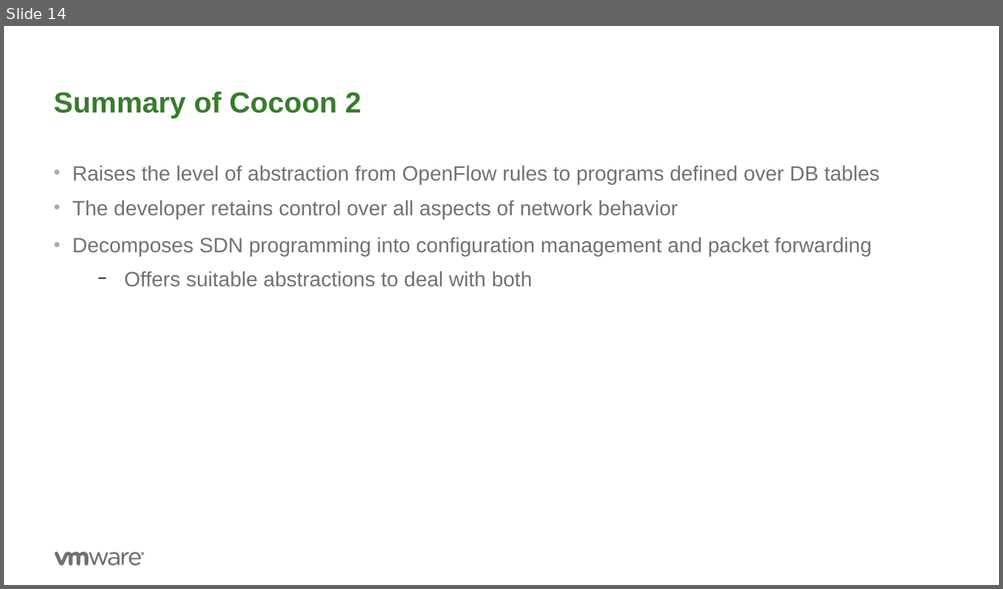
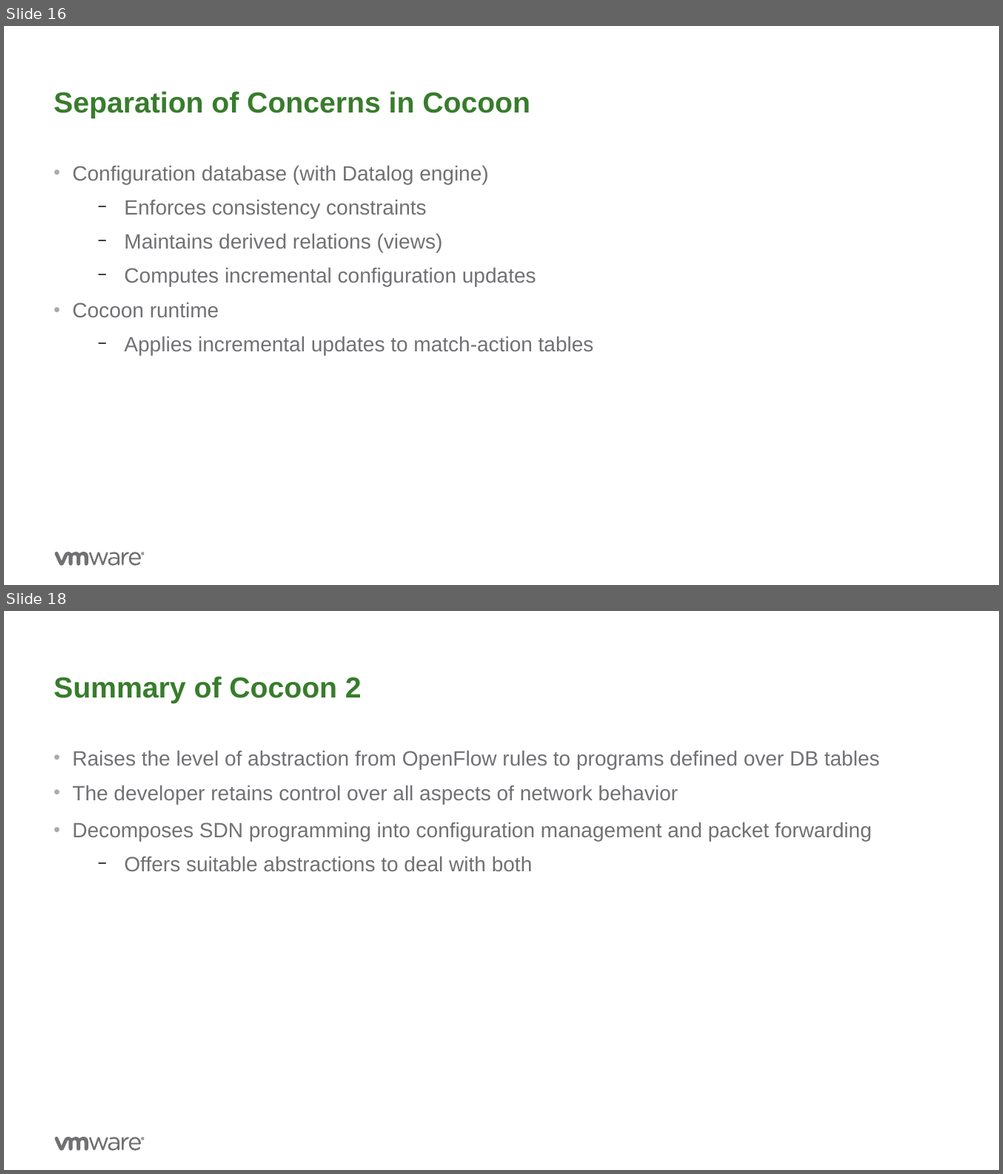
Before and after one commit to ryzhyk/cocoon, a slide deck: doc/wnv17/cocoon.odp. Shown one above the other, each under a label of ours: slide 14 before the commit, slides 16 and 18 after it; the slides between them are not shown. The pictures are 1003x589 and 1003x1174 pixels, drawn with LibreOffice and Linux fonts; fonts in the diff are those of the drawing; background and template pictures are left out. Boxes give left, top, right and bottom in pixels: in the first picture for what was removed or moved away, otherwise in the second. Text is boxed around its words. In the diff, an @@ line names an element or a change of style, - is before the commit and + after.

```diff
--- a/doc/wnv17/cocoon.odp
+++ b/doc/wnv17/cocoon.odp
@@ slide 16 added at box(4, 26, 999, 585), background #FFFFFF; not listed: 7 template elements that a slide beside it also shows @@
@@ title added at box(54, 91, 530, 118), 28 pt, text #387C2C, bold @@
+Separation of Concerns in Cocoon
@@ text added at box(72, 165, 594, 355), 20 pt, text #717074 @@
+• Configuration database (with Datalog engine)
+  − Enforces consistency constraints
+  − Maintains derived relations (views)
+  − Computes incremental configuration updates
+• Cocoon runtime
+  − Applies incremental updates to match-action tables
@@ page number added at box(950, 554, 987, 565), 10 pt, text #FFFFFF @@
+16
@@ what was slide 14 is now slide 18 @@
```
Also in this commit, not shown: 12 slides changed, 4 other slides added, 1 slide removed.
